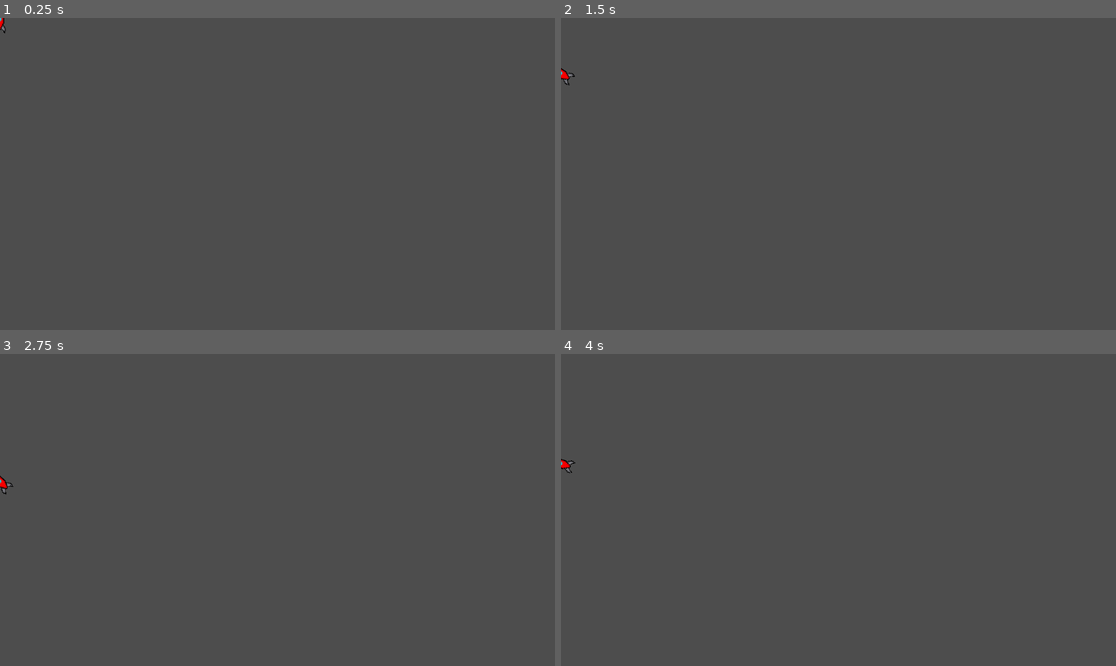
Above: before the commit, frames 1-4 (two rows, left to right).
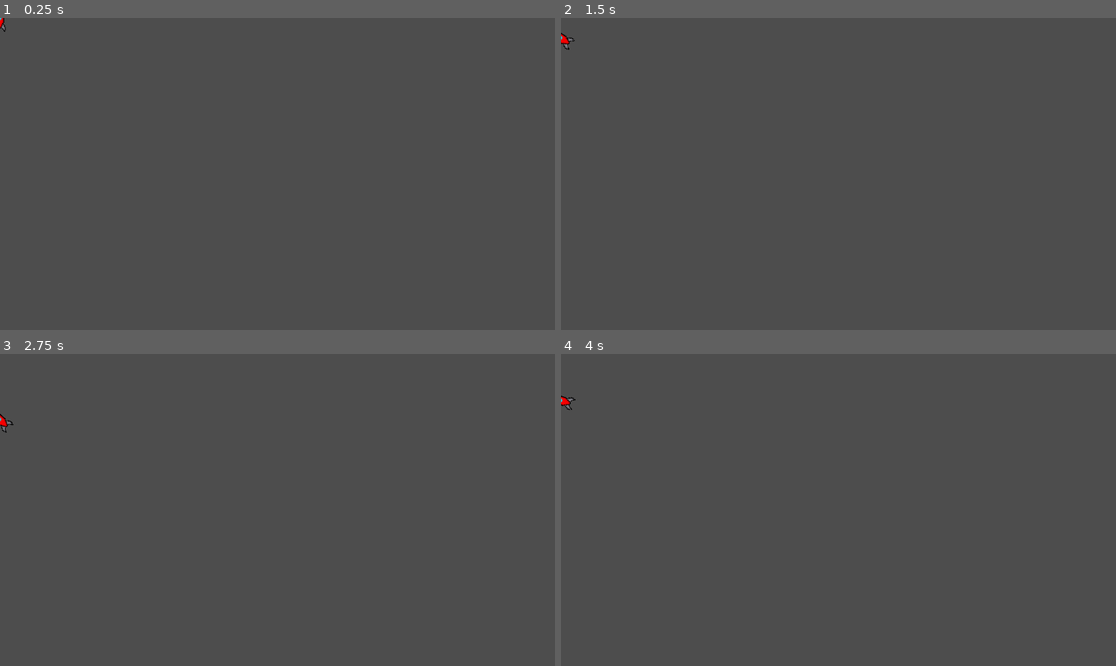
Above: after the commit, the same moments.

Repository: MissionToPsyche-Iridium/iridium_21k_web_game-byu-i
Game: Godot game, scene res://hard_player.tscn
Same seed, same stepped clock (60 frames per second), same inputs: the game is played once before the commit and once after it. This scene is started directly instead of the project's main scene.
Inputs (mouse positions are in pixels of both pictures, inside the frame that each line leads up to):
- Up to frame 1 (0.25 s): no input
- Up to frame 2 (1.5 s): move the mouse to (960, 158) at 0.52 s; hold Right (ui_right) 0.53-1.28 s; hold A (A) 0.53-1.28 s; click (960, 158) at 0.67 s; move the mouse to (727, 189) at 1.27 s; hold Left (ui_left) from 1.28 s (still down); tap D (D) at 1.35 s
- Up to frame 3 (2.75 s): move the mouse to (333, 441) at 2.02 s; release Left (ui_left) at 2.03 s; hold Right (ui_right) from 2.03 s (still down); hold Space (Spacebar) from 2.03 s (still down)
- Up to frame 4 (4 s): move the mouse to (810, 572) at 2.77 s; release Right (ui_right) at 2.78 s; release Space (Spacebar) at 2.78 s; hold Up (ui_up) 2.78-3.53 s; tap W (W) at 2.85 s; click (810, 572) at 2.92 s; move the mouse to (1005, 556) at 3.52 s; press the mouse at (1005, 556) at 3.53 s; hold Left (ui_left) from 3.53 s (still down)

The runs differ from the first frame. In frame 1, less than 0.1% of the frame differs, in the area x 0-2%, y 0-5%; in frame 2, 0.1%, in the area x 0-3%, y 4-22%; in frame 3, 0.1%; in frame 4, 0.1%.

Commit message:
HardLanderChanges
Slowed everything down
added crash
added too tilted
added automatic deceleration on the x plane

Diff:
--- a/SpaceShuttle/hard_player.gd
+++ b/SpaceShuttle/hard_player.gd
@@ -1,12 +1,12 @@
 extends Node2D
 var difficulty
 var ShipVelocity = Vector2()
-var MaxSpeedYPositive = 2
+var MaxSpeedYPositive = 1.5
 var MaxSpeedYNegative = -1
 var MaxSpeedXPositive = 2
 var MaxSpeedXNegative = -2
-var gravity = .03
-var thrusterPower = .2
+var gravity = .01
+var thrusterPower = .1
 var accelerationLeft = .05
 var accelerationRight = .05
 var win = false
@@ -64,8 +64,18 @@
 			ShipVelocity.x = 0
 		if ShipVelocity.y < 0 and position.y <= 20:
 			ShipVelocity.y = 0
+
+
+
+
 		position.x += ShipVelocity.x
 		position.y += ShipVelocity.y
+
+
+		if ShipVelocity.x > 0:
+			ShipVelocity.x -= .002
+		if ShipVelocity.x < 0:
+			ShipVelocity.x += .002
 	elif position.y >= 650:
 			destroy_rocket("crashLanded")
 	elif win == true:
@@ -91,8 +101,14 @@
 func _on_area_2d_area_entered(area: Area2D):
 	if area.get_name() == "lander_box":
 		canBeHit = false
-		landed_rocket()
-		print("landed")
+		if rotation_degrees > 60 or rotation_degrees < -60:
+			destroy_rocket("landedSideways")
+		elif ShipVelocity.y > 1.3:
+			destroy_rocket("hardHit")
+		else:
+			rotation_degrees = 0
+			landed_rocket()
+			print("landed")
 	elif area.get_name() == "planet_area":
 		pass
 	elif area.get_name() == "Meteorite_Area":
--- a/SpaceShuttle/start.gd
+++ b/SpaceShuttle/start.gd
@@ -172,6 +172,10 @@
 		$crash_label.text = "Oh No! You got hit by a meteor!\nTry again?"
 	elif type == "crashLanded":
 		$crash_label.text = "Oh No! You crash landed on the planet!\nTry again?"
+	elif type == "landedSideways":
+		$crash_label.text = "Oh No! Your ship crashed because it was too tilted!\nTry again?"
+	elif type == "hardHit":
+		$crash_label.text = "Oh No! Your ship hit the landing pad too hard!\nTry again?"
 	$crash_label.show()
 	WoL = "Lose"
 
Not shown: 1 places in SpaceShuttle/start.tscn that only renumber resources
